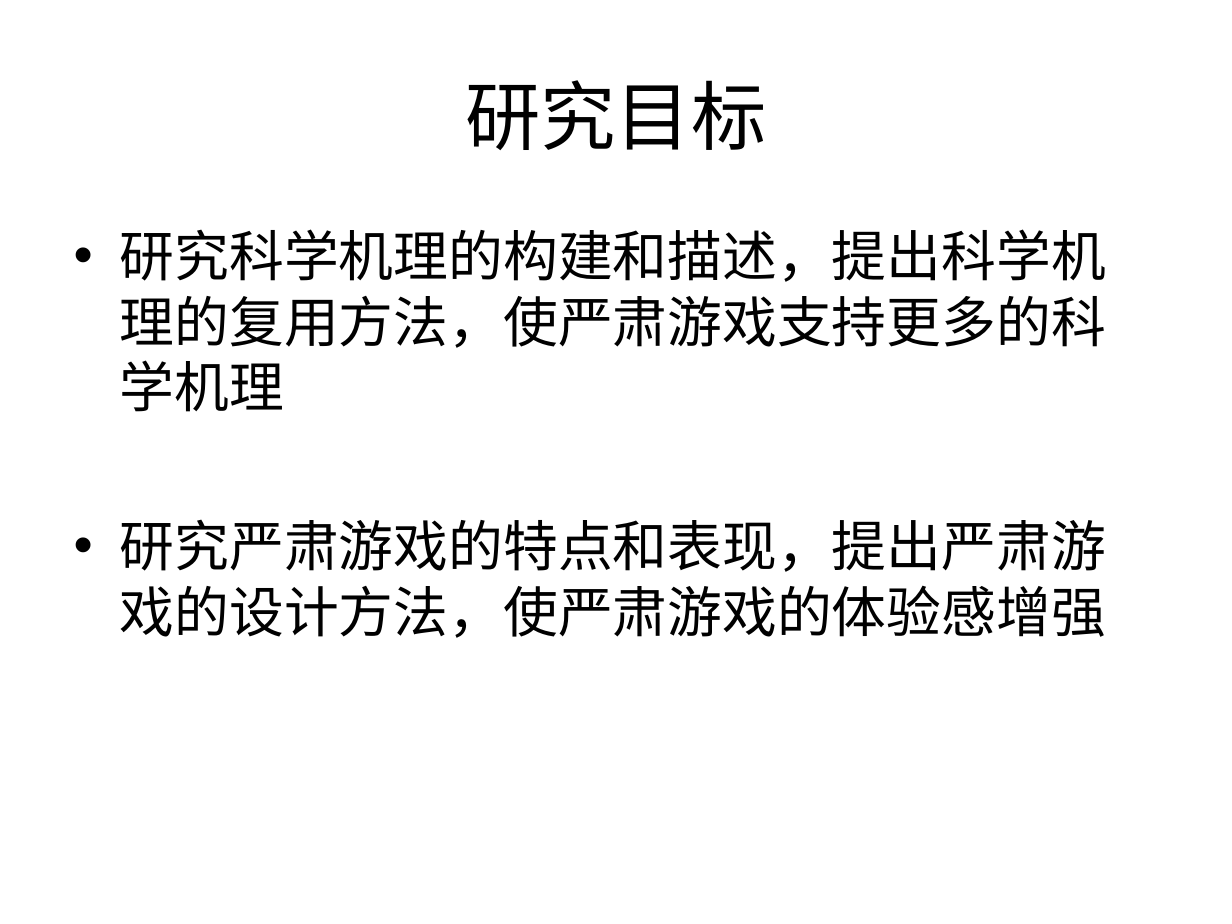
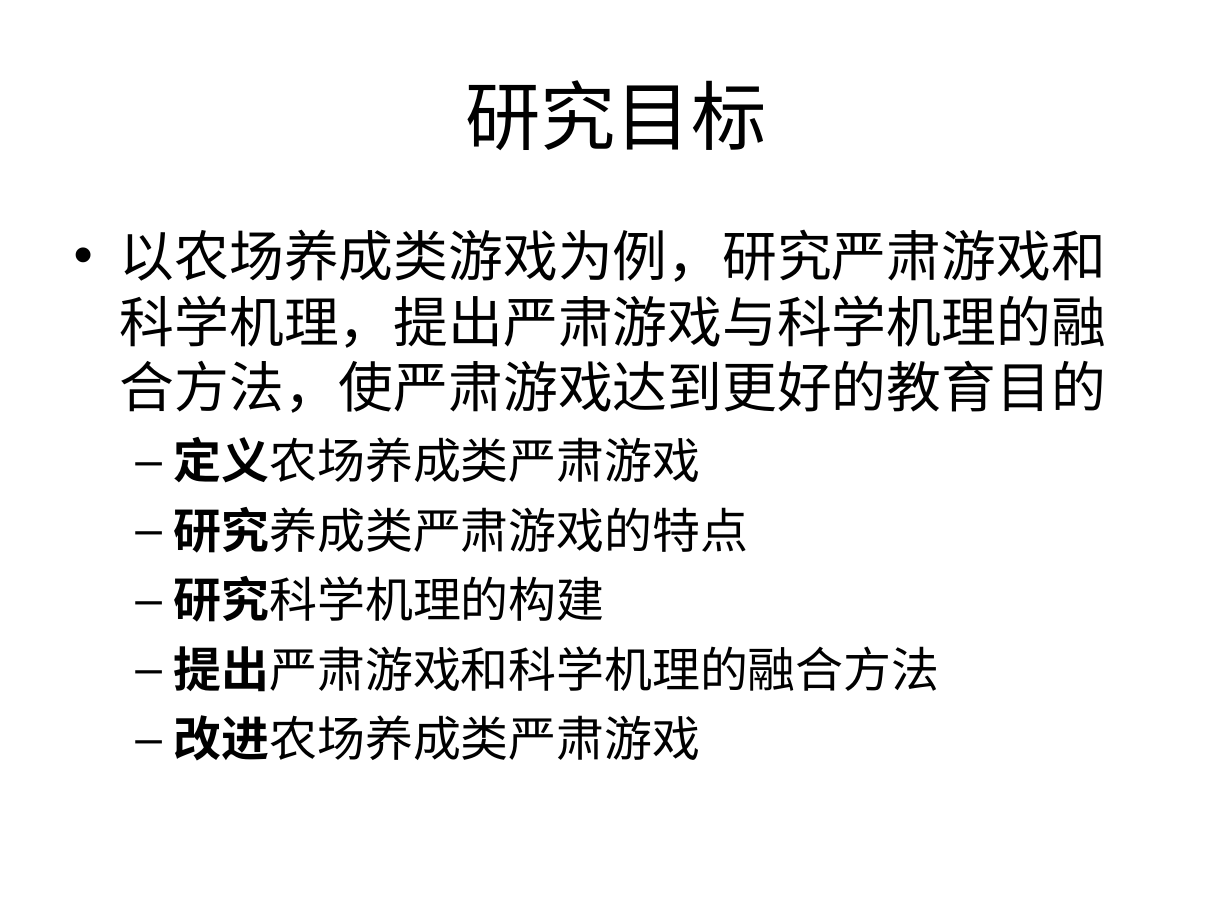
Before and after one commit to Nookleptia/qianmen3d, a slide deck: slide 5 of 毕设文件/毕设提纲.ppt (slide 6 before the commit). Drawn at 1232x924 pixels with LibreOffice and Linux fonts; fonts in the diff are those of the drawing. Boxes give left, top, right and bottom in pixels: in the first picture for what was removed or moved away, otherwise in the second. Text is boxed around its words. In the diff, an @@ line names an element or a change of style, - is before the commit and + after.

```diff
--- a/毕设文件/毕设提纲.ppt
+++ b/毕设文件/毕设提纲.ppt
@@ text at [120,229,1106,761]: text changed; size 32 to 28 pt @@
-• 研究科学机理的构建和描述，提出科学机理的复用方法，使严肃游戏支持更多的科学机理
-• 研究严肃游戏的特点和表现，提出严肃游戏的设计方法，使严肃游戏的体验感增强
+• 以农场养成类游戏为例，研究严肃游戏和科学机理，提出严肃游戏与科学机理的融合方法，使严肃游戏达到更好的教育目的
+  – 定义农场养成类严肃游戏
+  – 研究养成类严肃游戏的特点
+  – 研究科学机理的构建
+  – 提出严肃游戏和科学机理的融合方法
+  – 改进农场养成类严肃游戏
```
Also in this commit, not shown: 26 other slides changed, 9 slides added, 6 slides removed, 2 other files.
